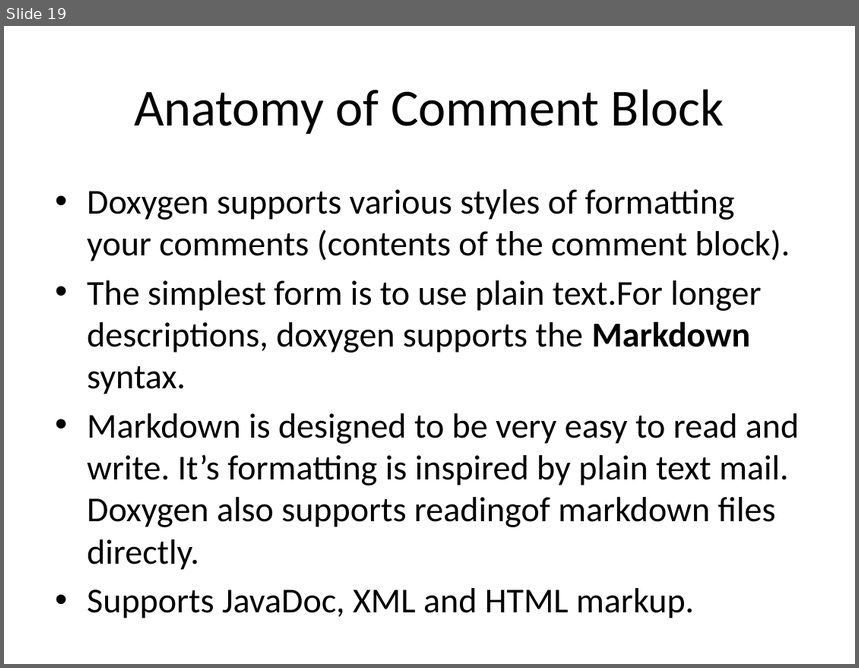
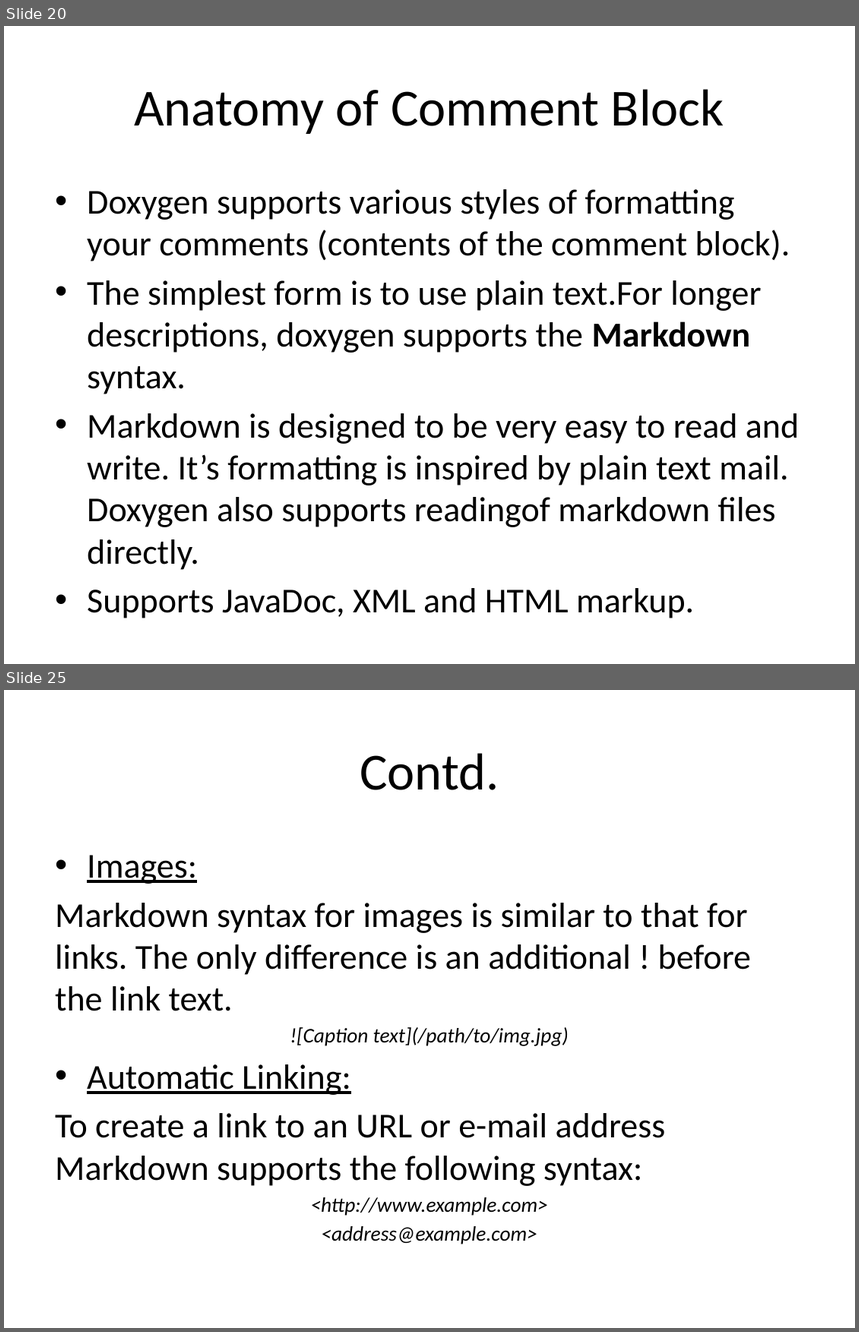
Before and after one commit to rongpt/trygit, a slide deck: Doxygen.pptx. Shown one above the other, each under a label of ours: slide 19 before the commit, slides 20 and 25 after it; the slides between them are not shown. The pictures are 859x668 and 859x1332 pixels, drawn with LibreOffice and Linux fonts; fonts in the diff are those of the drawing. Boxes give left, top, right and bottom in pixels: in the first picture for what was removed or moved away, otherwise in the second. Text is boxed around its words. In the diff, an @@ line names an element or a change of style, - is before the commit and + after.

```diff
--- a/Doxygen.pptx
+++ b/Doxygen.pptx
@@ slide 25 added at (4,690,855,1328), background #FFFFFF @@
@@ title added at (360,753,499,790), 44 pt, text #000000 @@
+Contd.
@@ text added at (55,855,751,1245), 29.6 pt, text #000000 @@
+• Images:
+Markdown syntax for images is similar to that for links. The only difference is an additional ! before the link text.
+![Caption text](/path/to/img.jpg)
+• Automatic Linking:
+To create a link to an URL or e-mail address Markdown supports the following syntax:
+<http://www.example.com>
+<address@example.com>
@@ what was slide 19 is now slide 20 @@
```
Also in this commit, not shown: 4 slides changed, 7 other slides added, 1 slide removed.
